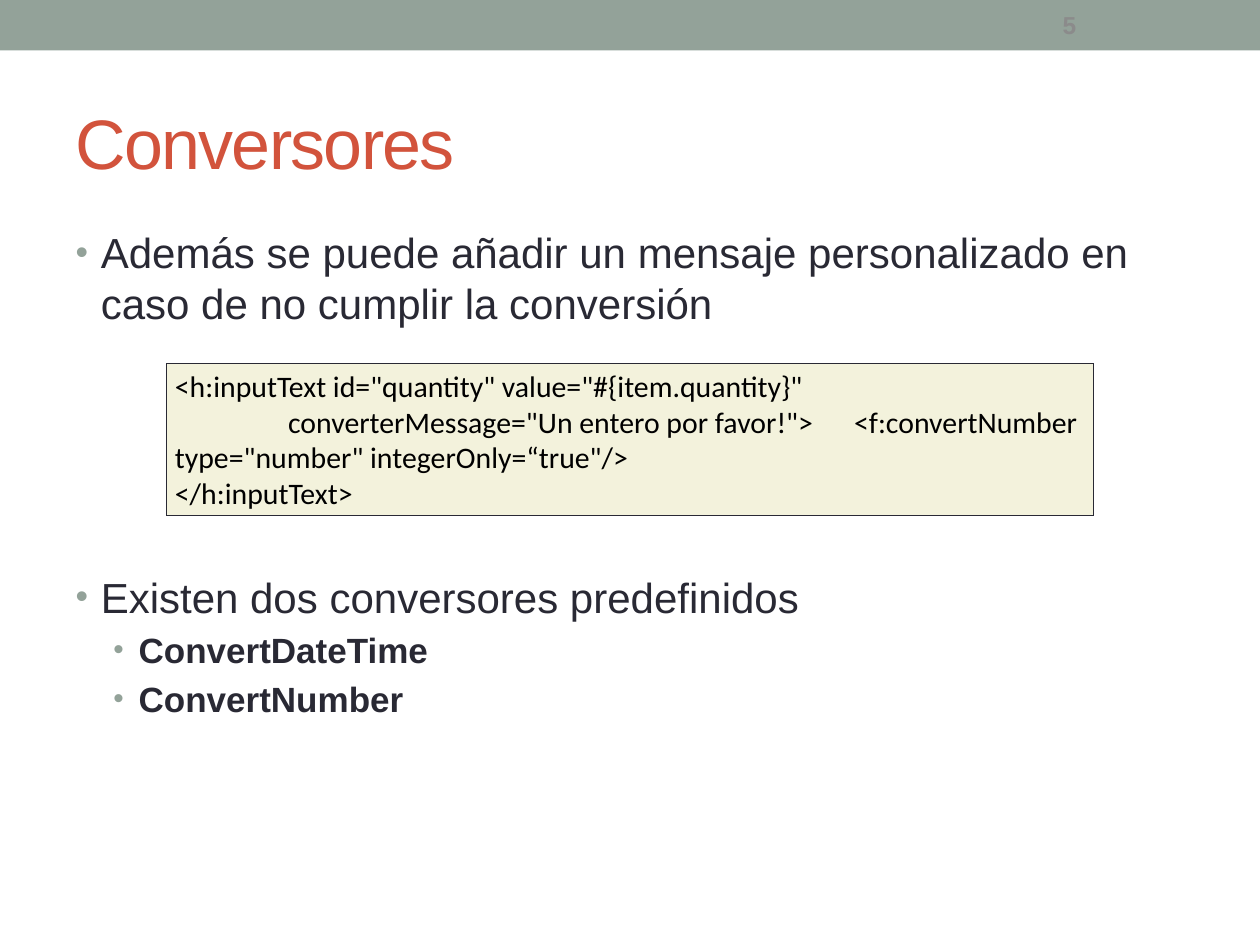
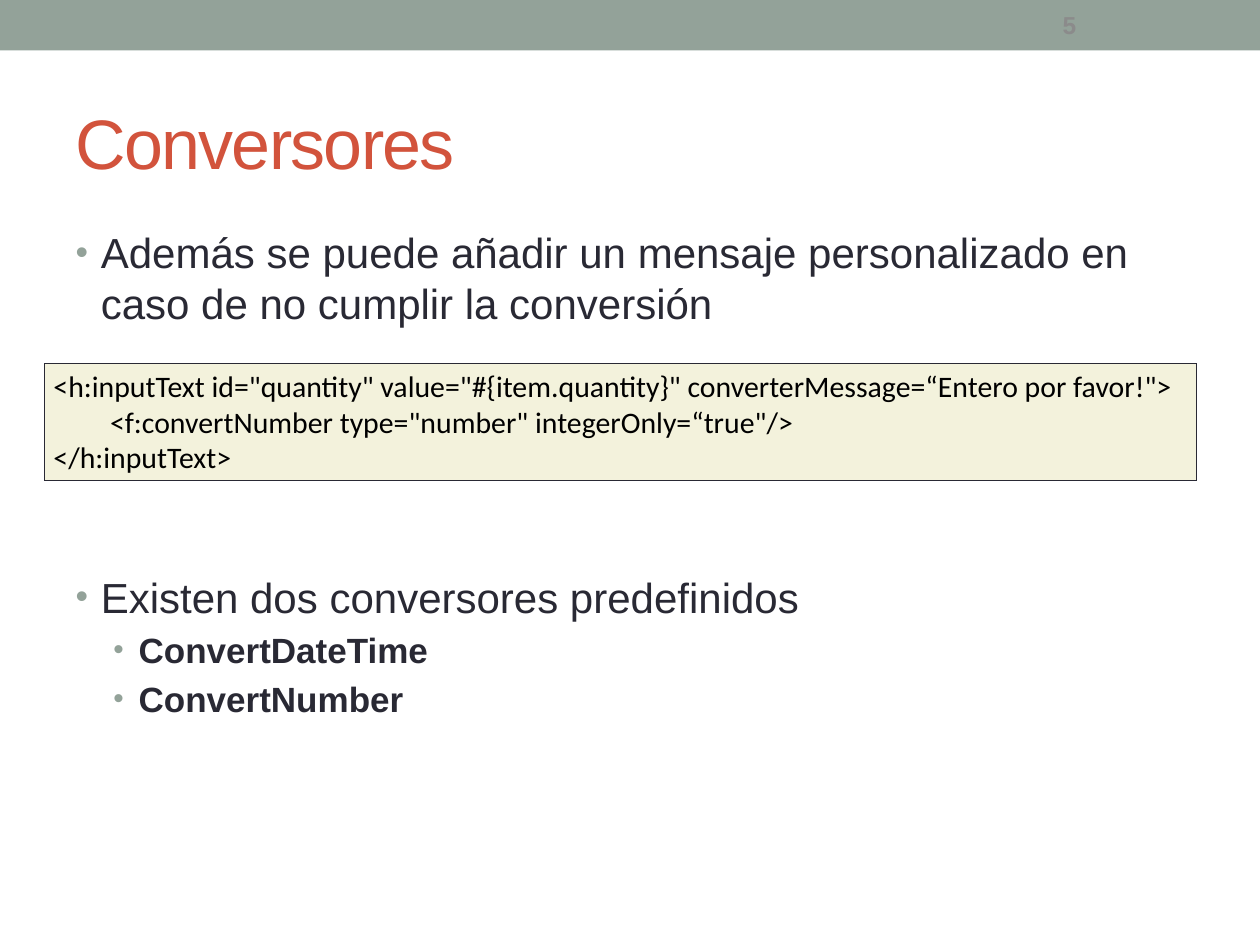
Before and after one commit to fdepablo/WsCursoJavaEE, a slide deck: slide 5 of _18_JSF/powerpoint/JSF - 5 - Conversores y validadores.pptx. Drawn at 1260x945 pixels with LibreOffice and Linux fonts; fonts in the diff are those of the drawing. Boxes give left, top, right and bottom in pixels: in the first picture for what was removed or moved away, otherwise in the second. Text is boxed around its words. In the diff, an @@ line names an element or a change of style, - is before the commit and + after.

Commit message:
mejoras pdfs y codigo de conversores

```diff
--- a/_18_JSF/powerpoint/JSF - 5 - Conversores y validadores.pptx
+++ b/_18_JSF/powerpoint/JSF - 5 - Conversores y validadores.pptx
@@ rectangle "<h:inputText id="quantity" value="#{item.quantity}" converte ...": place and size @@
-rectangle "<h:inputText id="quantity" value="#{item.quantity}" converte ..." at [166,363,1094,515]
+rectangle "<h:inputText id="quantity" value="#{item.quantity}" converte ..." at [44,363,1197,480]
@@ text in rectangle at [53,375,1171,438]: text changed @@
-<h:inputText id="quantity" value="#{item.quantity}"
-converterMessage="Un entero por favor!"> <f:convertNumber type="number" integerOnly=“true"/>
+<h:inputText id="quantity" value="#{item.quantity}" converterMessage=“Entero por favor!">
+<f:convertNumber type="number" integerOnly=“true"/>
```
Also in this commit, not shown: 1 other slide changed, 6 other files.
